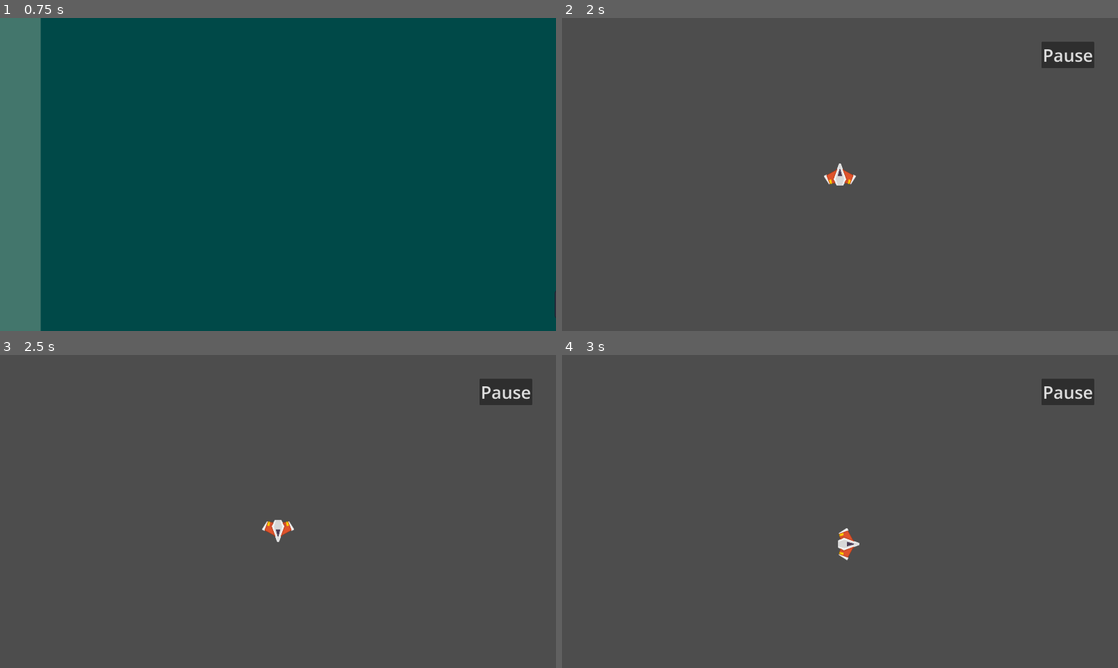
Above: before the commit, frames 1-4 (two rows, left to right).
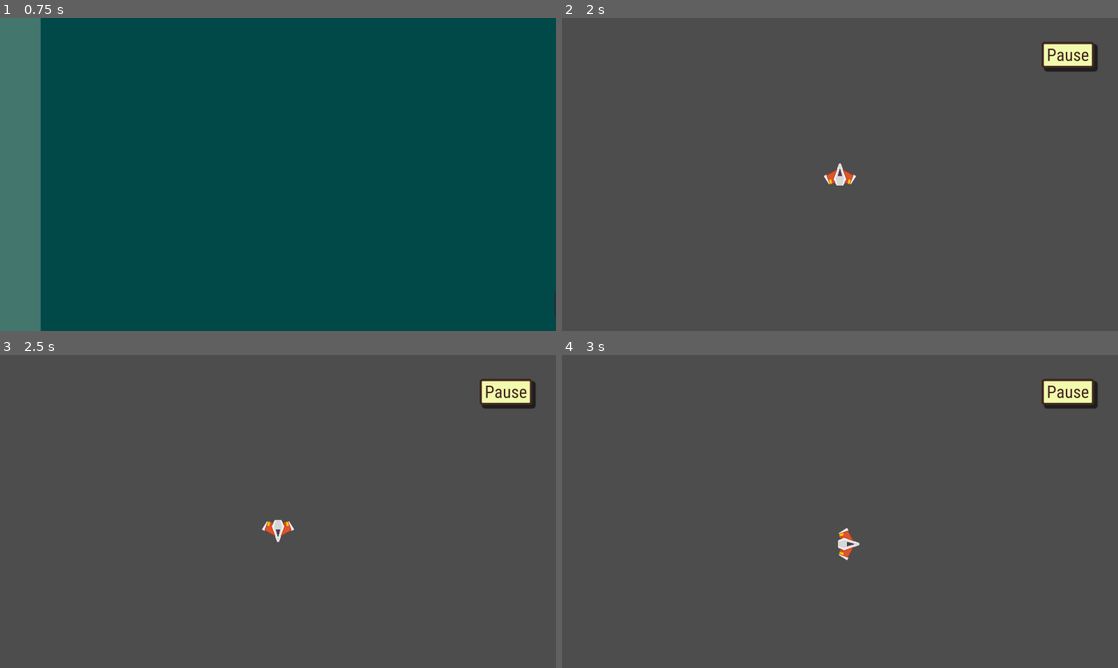
Above: after the commit, the same moments.

Repository: fernandogcat/preludium
Game: Godot game, scene res://GameEntrypoint.tscn
Two runs of this game, one before a commit and one after it. Both use one fixed random seed, a clock stepped at 60 frames per second and the inputs below. The engine's default icon, where the game draws it, is replaced by a stand-in: a white triangle on a blue panel in a dark square.
Inputs:
- Up to frame 1 (0.75 s): hold D (right) from 0.53 s (still down)
- Up to frame 2 (2 s): release D (right) at 1.25 s; click "Start Game" at 1.25 s
- Up to frame 3 (2.5 s): hold S (down) from 2.03 s (still down)
- Up to frame 4 (3 s): release S (down) at 2.78 s; hold D (right) from 2.78 s (still down)

Frame 1 is identical in both runs. In frame 2, 0.8% of the frame differs, in the area x 86-97%, y 7-18%; in frame 3, 0.8%; in frame 4, 0.8%.

Commit message:
💄 Improve styles and add style variation

Diff:
--- a/Components/UI/ModalScreens/PauseModalScreen/PauseModalScreen.tscn
+++ b/Components/UI/ModalScreens/PauseModalScreen/PauseModalScreen.tscn
@@ -1,12 +1,9 @@
-[gd_scene load_steps=6 format=3 uid="uid://xdyau7o5vjus"]
+[gd_scene load_steps=5 format=3 uid="uid://xdyau7o5vjus"]
 
 [ext_resource type="Script" path="res://Components/UI/ModalScreens/PauseModalScreen/PauseModalScreen.gd" id="1_twhr2"]
 [ext_resource type="PackedScene" uid="uid://cdj8mtvppa8xu" path="res://Components/UI/Buttons/CloseModalButton/CloseModalButton.tscn" id="2_je44f"]
 [ext_resource type="PackedScene" uid="uid://gmk6c6ovlgr5" path="res://Components/UI/Buttons/ToggleFullscreenButton/ToggleFullscreenButton.tscn" id="4_oatnn"]
 [ext_resource type="Theme" uid="uid://bono3fyl16mwv" path="res://Themes/MainTheme.tres" id="5_e4pve"]
-
-[sub_resource type="StyleBoxFlat" id="StyleBoxFlat_k67wa"]
-bg_color = Color(0.803922, 0.494118, 0.580392, 0.72549)
 
 [node name="PauseModalScreen" type="Control"]
 z_index = 100
@@ -16,6 +13,7 @@
 anchor_bottom = 1.0
 grow_horizontal = 2
 grow_vertical = 2
+theme = ExtResource("5_e4pve")
 script = ExtResource("1_twhr2")
 
 [node name="Background" type="Panel" parent="."]
@@ -25,14 +23,13 @@
 anchor_top = 0.5
 anchor_right = 0.5
 anchor_bottom = 0.5
-offset_left = -425.0
+offset_left = -450.0
 offset_top = -350.0
-offset_right = 425.0
+offset_right = 450.0
 offset_bottom = 350.0
 grow_horizontal = 2
 grow_vertical = 2
-pivot_offset = Vector2(425, 350)
-theme_override_styles/panel = SubResource("StyleBoxFlat_k67wa")
+theme_type_variation = &"ModalPanel"
 
 [node name="CloseModalButton" parent="Background" instance=ExtResource("2_je44f")]
 unique_name_in_owner = true
@@ -59,13 +56,13 @@
 
 [node name="TitleLabel" type="Label" parent="Background/CenterContainer"]
 layout_mode = 2
-theme = ExtResource("5_e4pve")
 text = "Pause"
 horizontal_alignment = 1
 vertical_alignment = 1
 
 [node name="ToggleFullscreenButton" parent="Background/CenterContainer" instance=ExtResource("4_oatnn")]
 layout_mode = 2
+flat = true
 
 [node name="BottomContainer" type="HBoxContainer" parent="Background"]
 layout_mode = 1
@@ -85,12 +82,10 @@
 
 [node name="MainMenuButton" type="Button" parent="Background/BottomContainer"]
 layout_mode = 2
-theme = ExtResource("5_e4pve")
 text = "Main Menu"
 
 [node name="ExitButton" type="Button" parent="Background/BottomContainer"]
 layout_mode = 2
-theme = ExtResource("5_e4pve")
 text = "Exit Game"
 
 [connection signal="pressed" from="Background/BottomContainer/MainMenuButton" to="." method="_on_main_menu_button_pressed"]
--- a/Components/UI/ModalScreens/SettingsModalScreen/SettingsModalScreen.tscn
+++ b/Components/UI/ModalScreens/SettingsModalScreen/SettingsModalScreen.tscn
@@ -1,11 +1,9 @@
 [gd_scene load_steps=5 format=3 uid="uid://q830eto1dc0m"]
 
 [ext_resource type="Script" path="res://Components/UI/ModalScreens/SettingsModalScreen/SettingsModalScreen.gd" id="1_5alu5"]
+[ext_resource type="Theme" uid="uid://bono3fyl16mwv" path="res://Themes/MainTheme.tres" id="2_1s6xc"]
 [ext_resource type="PackedScene" uid="uid://gmk6c6ovlgr5" path="res://Components/UI/Buttons/ToggleFullscreenButton/ToggleFullscreenButton.tscn" id="2_3prie"]
 [ext_resource type="PackedScene" uid="uid://cdj8mtvppa8xu" path="res://Components/UI/Buttons/CloseModalButton/CloseModalButton.tscn" id="2_fpkw8"]
-
-[sub_resource type="StyleBoxFlat" id="StyleBoxFlat_k67wa"]
-bg_color = Color(0.803922, 0.494118, 0.580392, 0.72549)
 
 [node name="SettingsModalScreen" type="Control"]
 z_index = 100
@@ -15,6 +13,7 @@
 anchor_bottom = 1.0
 grow_horizontal = 2
 grow_vertical = 2
+theme = ExtResource("2_1s6xc")
 script = ExtResource("1_5alu5")
 
 [node name="Background" type="Panel" parent="."]
@@ -30,8 +29,7 @@
 offset_bottom = 350.0
 grow_horizontal = 2
 grow_vertical = 2
-pivot_offset = Vector2(425, 350)
-theme_override_styles/panel = SubResource("StyleBoxFlat_k67wa")
+theme_type_variation = &"ModalPanel"
 
 [node name="CloseModalButton" parent="Background" instance=ExtResource("2_fpkw8")]
 unique_name_in_owner = true
@@ -62,11 +60,10 @@
 
 [node name="TitleLabel" type="Label" parent="Background/CenterContainer"]
 layout_mode = 2
-theme_override_colors/font_color = Color(0.237078, 0.307967, 0.569595, 1)
-theme_override_font_sizes/font_size = 120
 text = "Settings"
 horizontal_alignment = 1
 vertical_alignment = 1
 
 [node name="ToggleFullscreenButton" parent="Background/CenterContainer" instance=ExtResource("2_3prie")]
 layout_mode = 2
+flat = true
--- a/Components/UI/Screens/GameScreen/GameScreen.tscn
+++ b/Components/UI/Screens/GameScreen/GameScreen.tscn
@@ -1,8 +1,9 @@
-[gd_scene load_steps=4 format=3 uid="uid://bmhjj6a1jlxu3"]
+[gd_scene load_steps=5 format=3 uid="uid://bmhjj6a1jlxu3"]
 
 [ext_resource type="Script" path="res://Components/UI/Screens/GameScreen/GameScreen.gd" id="1_6kx5l"]
 [ext_resource type="PackedScene" uid="uid://cq3dpwcjv8axf" path="res://Components/SampleGame/SampleGame.tscn" id="2_clk6v"]
 [ext_resource type="PackedScene" uid="uid://xdyau7o5vjus" path="res://Components/UI/ModalScreens/PauseModalScreen/PauseModalScreen.tscn" id="2_is3xx"]
+[ext_resource type="Theme" uid="uid://bono3fyl16mwv" path="res://Themes/MainTheme.tres" id="2_tomxu"]
 
 [node name="GameScreen" type="Control"]
 z_index = 100
@@ -12,6 +13,7 @@
 anchor_bottom = 1.0
 grow_horizontal = 2
 grow_vertical = 2
+theme = ExtResource("2_tomxu")
 script = ExtResource("1_6kx5l")
 
 [node name="HUD" type="Control" parent="."]
--- a/Components/UI/Screens/MainMenuScreen/MainMenuScreen.tscn
+++ b/Components/UI/Screens/MainMenuScreen/MainMenuScreen.tscn
@@ -12,6 +12,7 @@
 anchor_bottom = 1.0
 grow_horizontal = 2
 grow_vertical = 2
+theme = ExtResource("2_t6lps")
 script = ExtResource("1_xsnei")
 
 [node name="Background" type="Panel" parent="."]
@@ -21,7 +22,6 @@
 anchor_bottom = 1.0
 grow_horizontal = 2
 grow_vertical = 2
-theme = ExtResource("2_t6lps")
 
 [node name="CenterContainer" type="VBoxContainer" parent="."]
 layout_mode = 1
@@ -40,7 +40,6 @@
 
 [node name="TitleLabel" type="Label" parent="CenterContainer"]
 layout_mode = 2
-theme = ExtResource("2_t6lps")
 text = "Best Game Ever"
 horizontal_alignment = 1
 vertical_alignment = 1
@@ -51,17 +50,14 @@
 
 [node name="StartGameButton" type="Button" parent="CenterContainer/ButtonsContainer"]
 layout_mode = 2
-theme = ExtResource("2_t6lps")
 text = "Start Game"
 
 [node name="SettingsButton" type="Button" parent="CenterContainer/ButtonsContainer"]
 layout_mode = 2
-theme = ExtResource("2_t6lps")
 text = "Settings"
 
 [node name="ExitButton" type="Button" parent="CenterContainer/ButtonsContainer"]
 layout_mode = 2
-theme = ExtResource("2_t6lps")
 text = "Exit"
 
 [node name="VersionLabel" type="Label" parent="."]
@@ -79,6 +75,7 @@
 grow_horizontal = 0
 grow_vertical = 0
 theme_override_colors/font_color = Color(0, 0, 0, 1)
+theme_override_constants/outline_size = 0
 theme_override_font_sizes/font_size = 20
 text = "vX.X.X"
 
--- a/Themes/MainTheme.tres
+++ b/Themes/MainTheme.tres
@@ -66,6 +66,20 @@
 
 [sub_resource type="StyleBoxEmpty" id="StyleBoxEmpty_rrrwf"]
 
+[sub_resource type="StyleBoxFlat" id="StyleBoxFlat_dmlb6"]
+bg_color = Color(0.4154, 0.62, 0.55862, 1)
+border_width_left = 8
+border_width_top = 8
+border_width_right = 8
+border_width_bottom = 8
+border_color = Color(0.26, 0.151667, 0.13, 1)
+corner_radius_top_left = 10
+corner_radius_top_right = 10
+corner_radius_bottom_right = 10
+corner_radius_bottom_left = 10
+shadow_size = 4
+shadow_offset = Vector2(10, 10)
+
 [sub_resource type="StyleBoxFlat" id="StyleBoxFlat_y0clk"]
 bg_color = Color(0.262745, 0.462745, 0.423529, 1)
 
@@ -107,4 +121,6 @@
 Label/font_sizes/font_size = 120
 Label/fonts/font = ExtResource("1_dtcwk")
 Label/styles/normal = SubResource("StyleBoxEmpty_rrrwf")
+ModalPanel/base_type = &"Panel"
+ModalPanel/styles/panel = SubResource("StyleBoxFlat_dmlb6")
 Panel/styles/panel = SubResource("StyleBoxFlat_y0clk")
Not shown: 1 places in Themes/MainTheme.tres that only renumber resources
